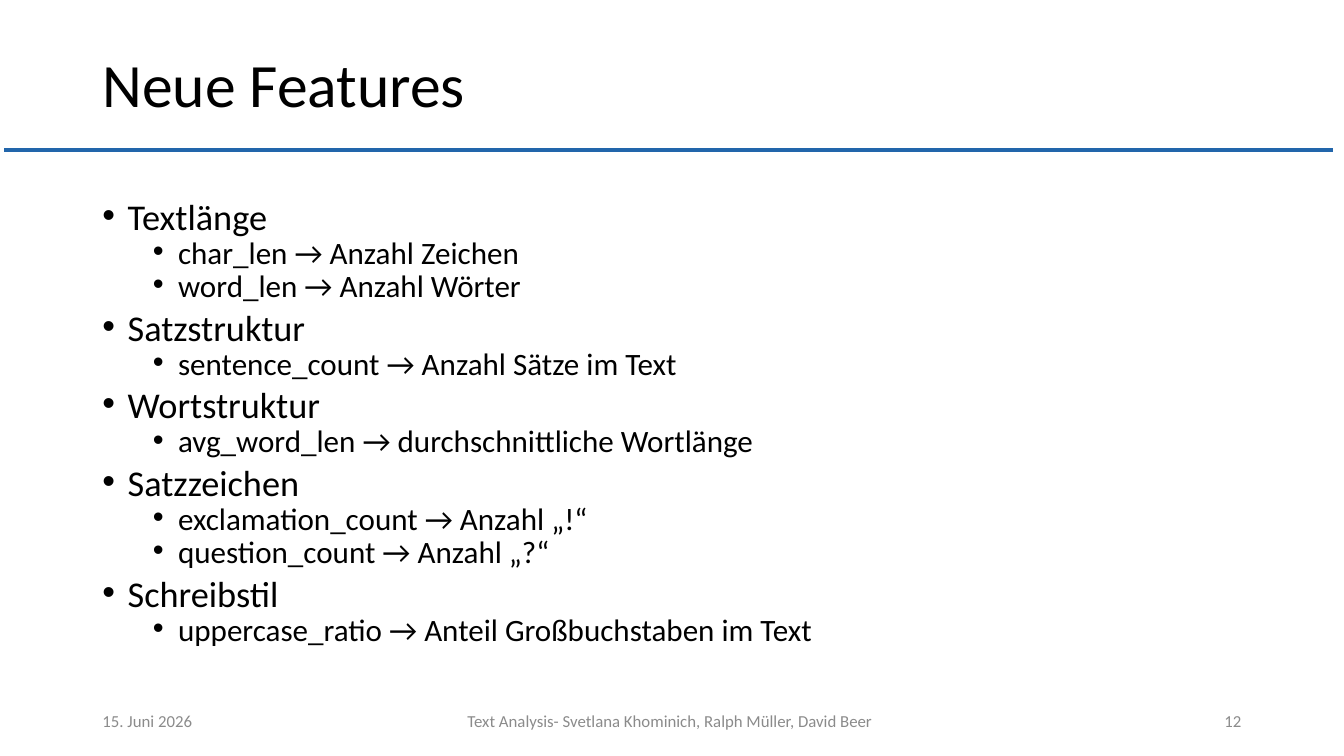
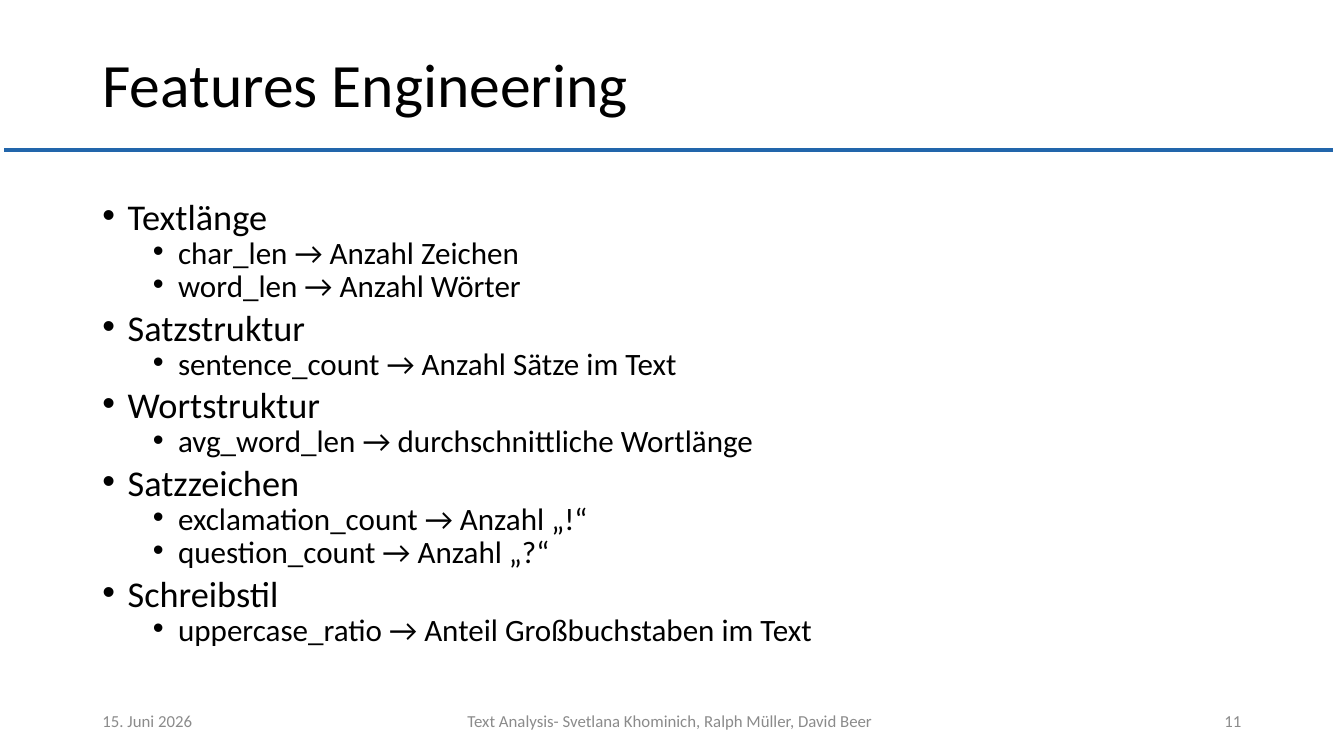
Before and after one commit to muellR/text_analysis, a slide deck: slide 11 of presentation/ln_text_analysis.pptx (slide 12 before the commit). Drawn at 1344x756 pixels with LibreOffice and Linux fonts; fonts in the diff are those of the drawing; background and template pictures are left out. Boxes give left, top, right and bottom in pixels: in the first picture for what was removed or moved away, otherwise in the second. Text is boxed around its words. In the diff, an @@ line names an element or a change of style, - is before the commit and + after.

```diff
--- a/presentation/ln_text_analysis.pptx
+++ b/presentation/ln_text_analysis.pptx
@@ title at [102,64,628,118]: text changed @@
-Neue Features
+Features Engineering
@@ page number at [1224,716,1241,727]: text changed @@
-12
+11
```
Also in this commit, not shown: 4 other slides changed, 1 slide removed.
